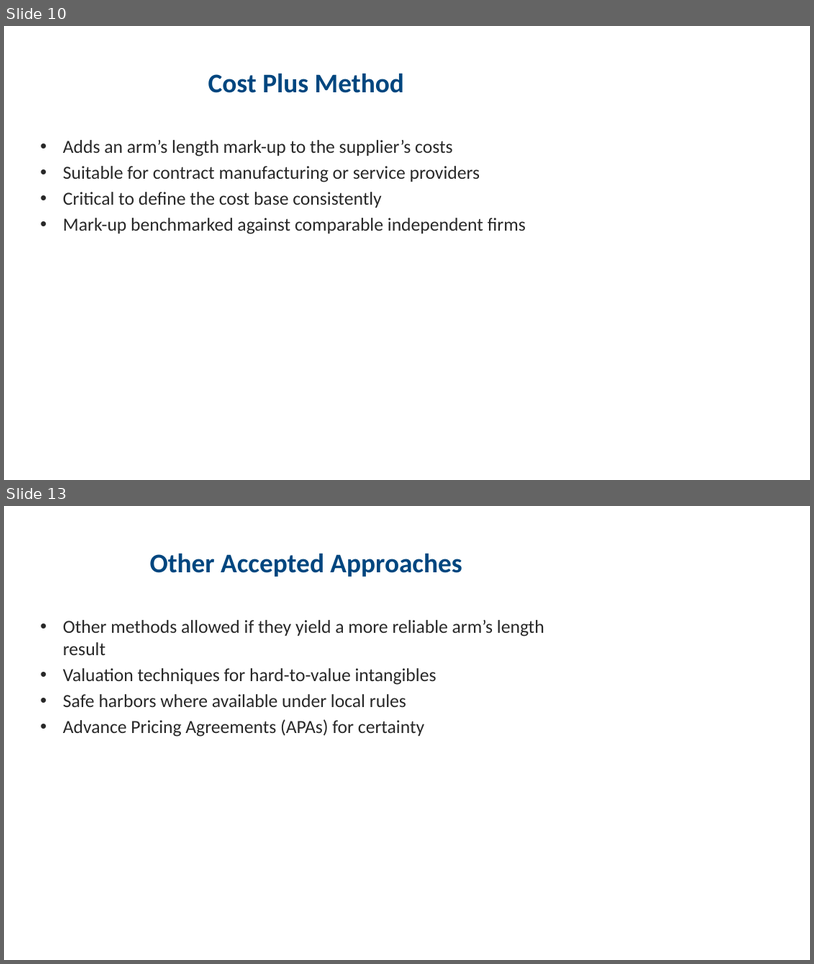
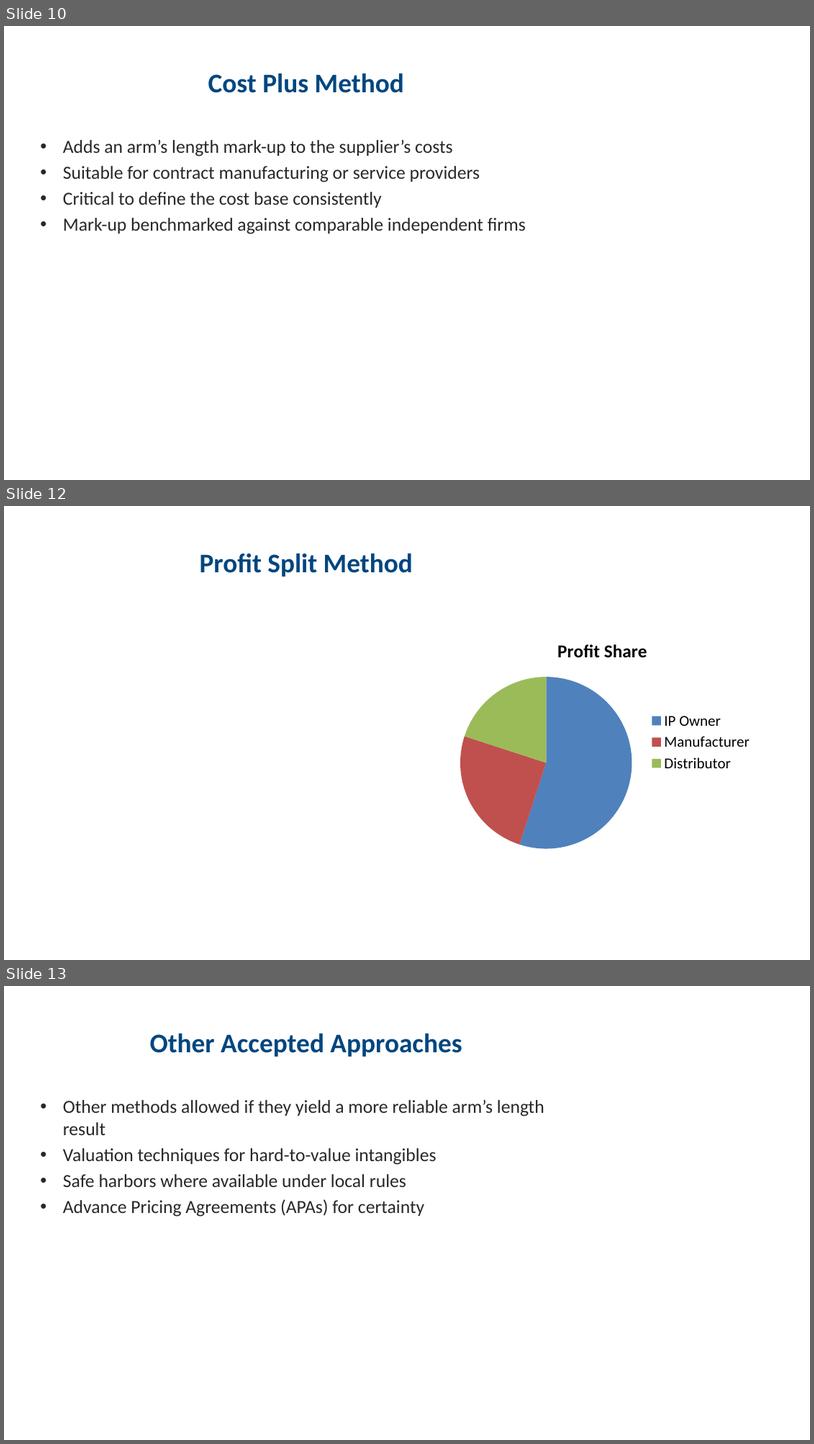
Before and after one commit to aniket-kanani-3107/aniket-kanani-3107.github.io, a slide deck: transfer-pricing-methods.pptx. Shown one above the other, each under a label of ours: slides 10 and 13 before the commit, slides 10, 12 and 13 after it; the slides between them are not shown. The pictures are 814x964 and 814x1444 pixels, drawn with LibreOffice and Linux fonts; fonts in the diff are those of the drawing. Boxes give left, top, right and bottom in pixels: in the first picture for what was removed or moved away, otherwise in the second. Text is boxed around its words. In the diff, an @@ line names an element or a change of style, - is before the commit and + after.

```diff
--- a/transfer-pricing-methods.pptx
+++ b/transfer-pricing-methods.pptx
@@ slide 12 added at (4,506,810,960), background #FFFFFF @@
@@ title added at (200,553,413,577), 32 pt, text #00467F, bold @@
+Profit Split Method
@@ pie chart added at (445,627,760,857) @@
+title "Profit Share"
+categories: IP Owner, Manufacturer, Distributor
+Profit Share: 55, 25, 20
```
Also in this commit, not shown: 2 slides changed, 2 other slides added, 3 slides removed.
